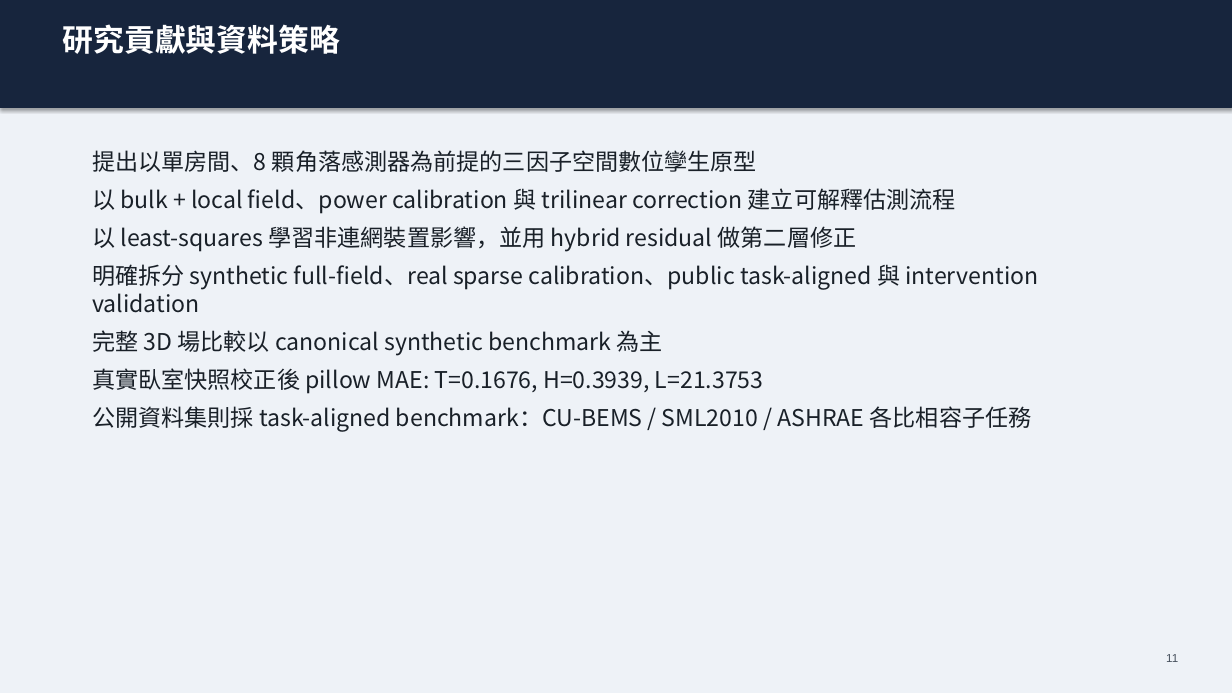
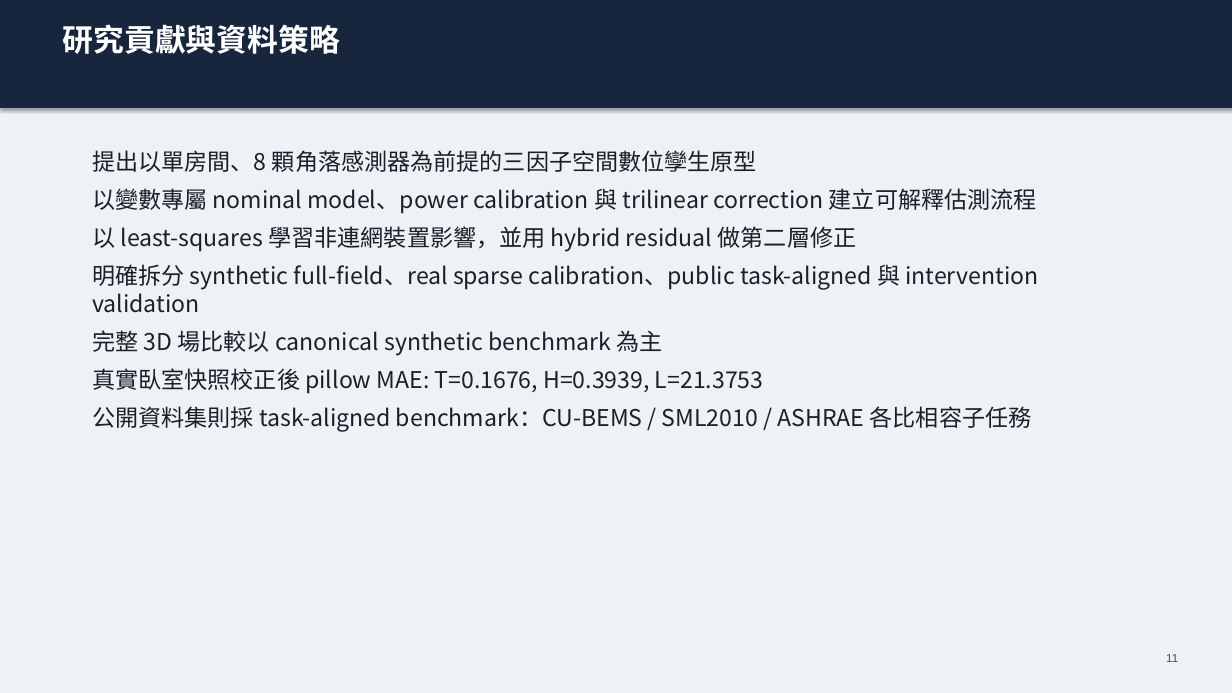
Before and after one commit to Yunitrish006006/A-Spatial-Digital-Twin-Prototype-for-Indoor-Spaces-with-Environmental-Factors, a slide deck: slide 11 of docs/papers/thesis/thesis_presentation_zh.pptx. Drawn at 1232x693 pixels with LibreOffice and Linux fonts; fonts in the diff are those of the drawing. Boxes give left, top, right and bottom in pixels: in the first picture for what was removed or moved away, otherwise in the second. Text is boxed around its words. In the diff, an @@ line names an element or a change of style, - is before the commit and + after.

```diff
--- a/docs/papers/thesis/thesis_presentation_zh.pptx
+++ b/docs/papers/thesis/thesis_presentation_zh.pptx
@@ text at bbox=[92, 188, 1037, 214]: text changed @@
-以 bulk + local field、power calibration 與 trilinear correction 建立可解釋估測流程
+以變數專屬 nominal model、power calibration 與 trilinear correction 建立可解釋估測流程
```
Also in this commit, not shown: 7 other slides changed, 28 slides added, 13 other files.
